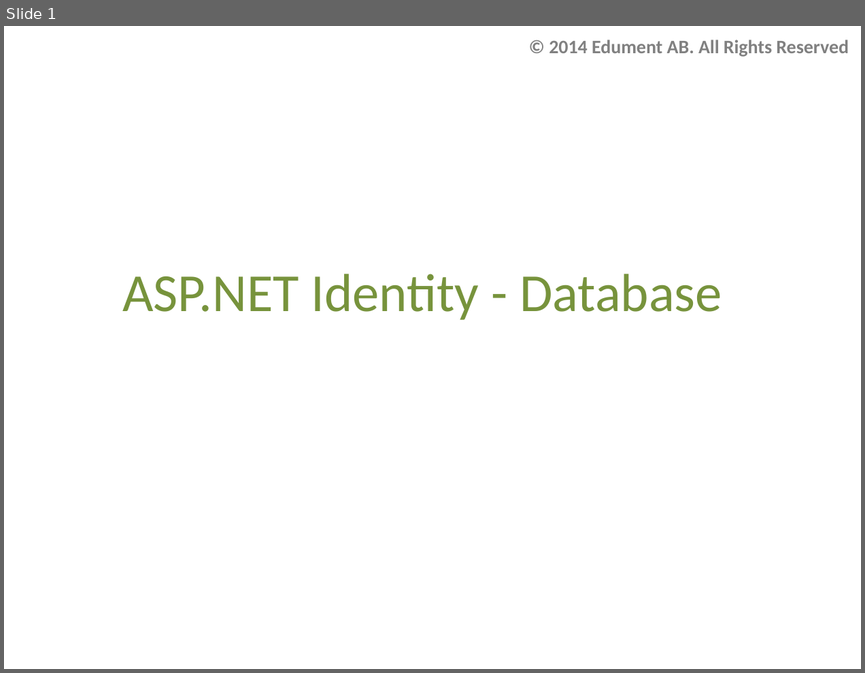
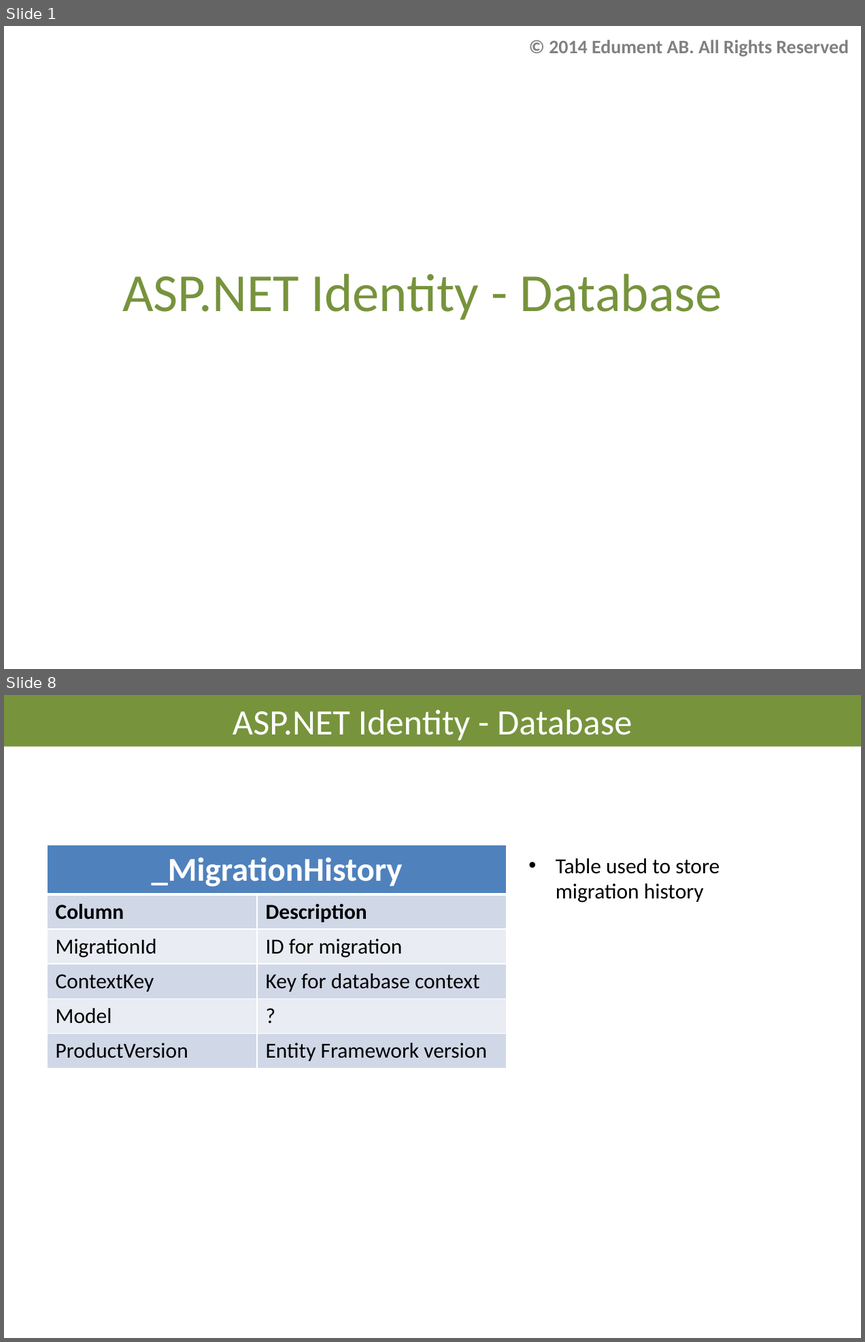
Before and after one commit to AndreasElffors/IdentityTemplate, a slide deck: Documents/Identity-Database.pptx. Shown one above the other, each under a label of ours: slide 1 before the commit, slides 1 and 8 after it; the slides between them are not shown. The pictures are 865x673 and 865x1342 pixels, drawn with LibreOffice and Linux fonts; fonts in the diff are those of the drawing; background and template pictures are left out. Boxes give left, top, right and bottom in pixels: in the first picture for what was removed or moved away, otherwise in the second. Text is boxed around its words. In the diff, an @@ line names an element or a change of style, - is before the commit and + after.

```diff
--- a/Documents/Identity-Database.pptx
+++ b/Documents/Identity-Database.pptx
@@ slide 8 added at box(4, 695, 861, 1338), background #FFFFFF @@
@@ title added at box(4, 695, 861, 747), fill #77933C, 30 pt, text #FFFFFF @@
+ASP.NET Identity - Database
@@ table added at box(47, 845, 506, 1067), 6 rows, 2 columns @@
+_MigrationHistory | 
+Column | Description
+MigrationId | ID for migration
+ContextKey | Key for database context
+Model | ?
+ProductVersion | Entity Framework version
@@ text added at box(555, 858, 719, 902), 18 pt, text #000000 @@
+• Table used to store migration history
```
Also in this commit, not shown: 3 slides changed, 3 other slides added, 5 slides removed, 3 other files.
